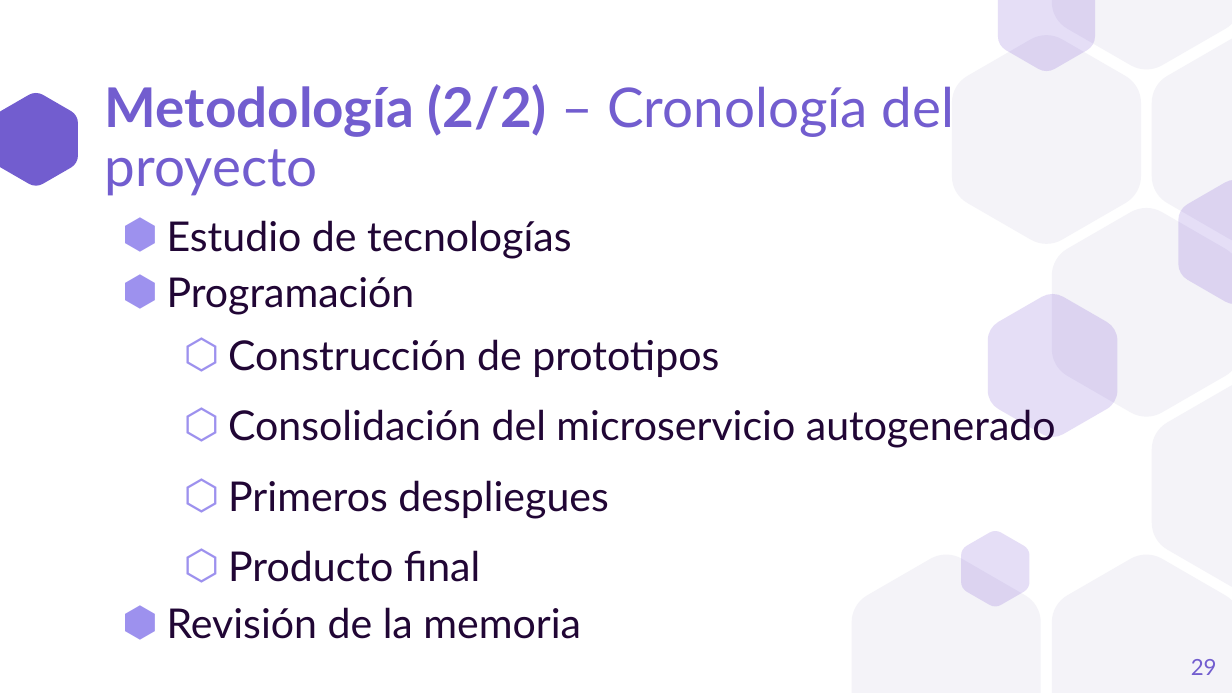
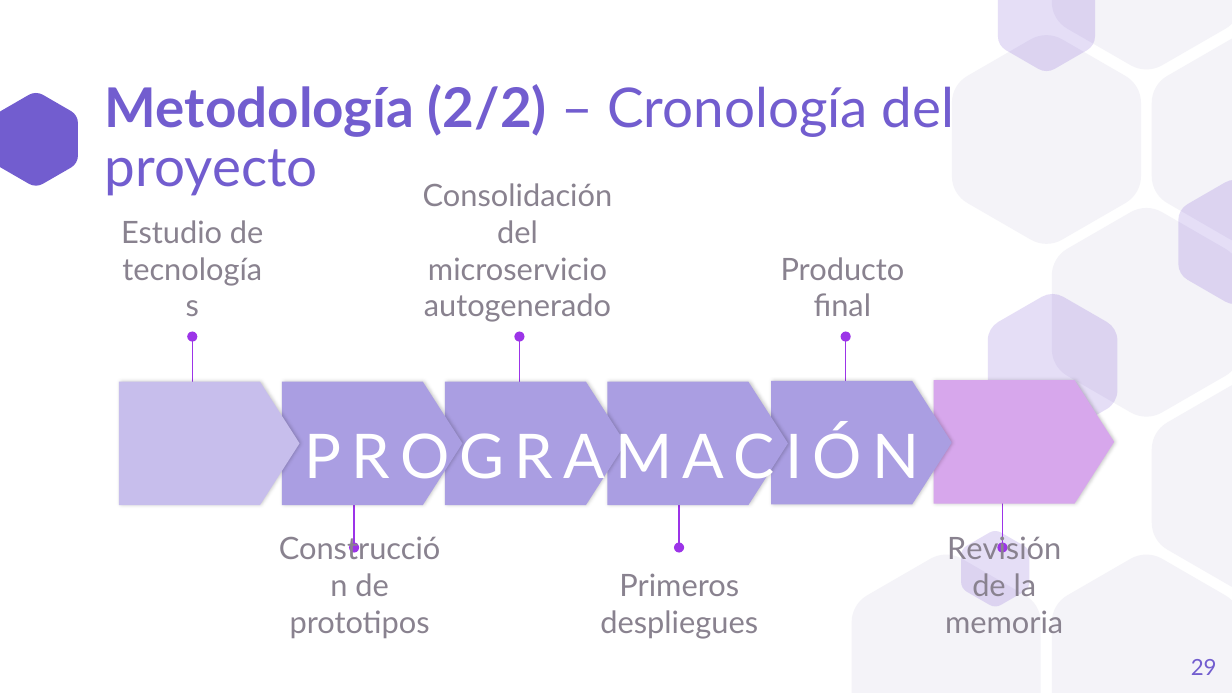
Before and after one commit to a1ex9788/TFG, a slide deck: slide 29 of TFG_AlejandroCarrion.pptx. Drawn at 1232x693 pixels with LibreOffice and Linux fonts; fonts in the diff are those of the drawing. Boxes give left, top, right and bottom in pixels: in the first picture for what was removed or moved away, otherwise in the second. Text is boxed around its words. In the diff, an @@ line names an element or a change of style, - is before the commit and + after.

Commit message:
Linea temporal Cronología del proyecto.

```diff
--- a/TFG_AlejandroCarrion.pptx
+++ b/TFG_AlejandroCarrion.pptx
@@ text added at (x1=423, y1=183, x2=613, y2=322), 18 pt, text #89828F @@
+Consolidación del microservicio autogenerado
@@ text added at (x1=121, y1=220, x2=264, y2=243), 18 pt, text #89828F @@
+Estudio de tecnologías
@@ text removed at (x1=167, y1=220, x2=1056, y2=639) @@
-⬢ Estudio de tecnologías
-⬢ Programación
-  ⬡ Construcción de prototipos
-  ⬡ Consolidación del microservicio autogenerado
-  ⬡ Primeros despliegues
-  ⬡ Producto final
-⬢ Revisión de la memoria
@@ text added at (x1=781, y1=257, x2=905, y2=316), 18 pt, text #89828F @@
+Producto final
@@ double arrow added from (192, 404) to (192, 336), #9C34E8 0.75 pt @@
@@ double arrow added from (520, 404) to (520, 336), #9C34E8 0.75 pt @@
@@ double arrow added from (845, 404) to (845, 336), #9C34E8 0.75 pt @@
@@ pentagon arrow added at (x1=120, y1=382, x2=301, y2=505), fill #C7BEEC @@
@@ pentagon arrow added at (x1=282, y1=382, x2=463, y2=505), fill #AA9EE2 @@
@@ pentagon arrow added at (x1=445, y1=382, x2=626, y2=505), fill #AA9EE2 @@
@@ pentagon arrow added at (x1=607, y1=382, x2=788, y2=505), fill #AA9EE2 @@
@@ pentagon arrow added at (x1=771, y1=381, x2=952, y2=504), fill #AA9EE2 @@
@@ pentagon arrow added at (x1=934, y1=381, x2=1115, y2=504), fill #D7A7EC @@
@@ text added at (x1=304, y1=425, x2=919, y2=490), 36 pt, text #FFFFFF @@
+PROGRAMACIÓN
@@ double arrow added from (354, 547) to (354, 480), #9C34E8 0.75 pt @@
@@ double arrow added from (679, 547) to (679, 480), #9C34E8 0.75 pt @@
@@ double arrow added from (1003, 547) to (1003, 480), #9C34E8 0.75 pt @@
@@ text added at (x1=945, y1=532, x2=1063, y2=633), 18 pt, text #89828F @@
+Revisión de la memoria
@@ text added at (x1=290, y1=573, x2=430, y2=638), 18 pt, text #89828F @@
+Construcción de prototipos
@@ text added at (x1=600, y1=573, x2=758, y2=639), 18 pt, text #89828F @@
+Primeros despliegues
```
